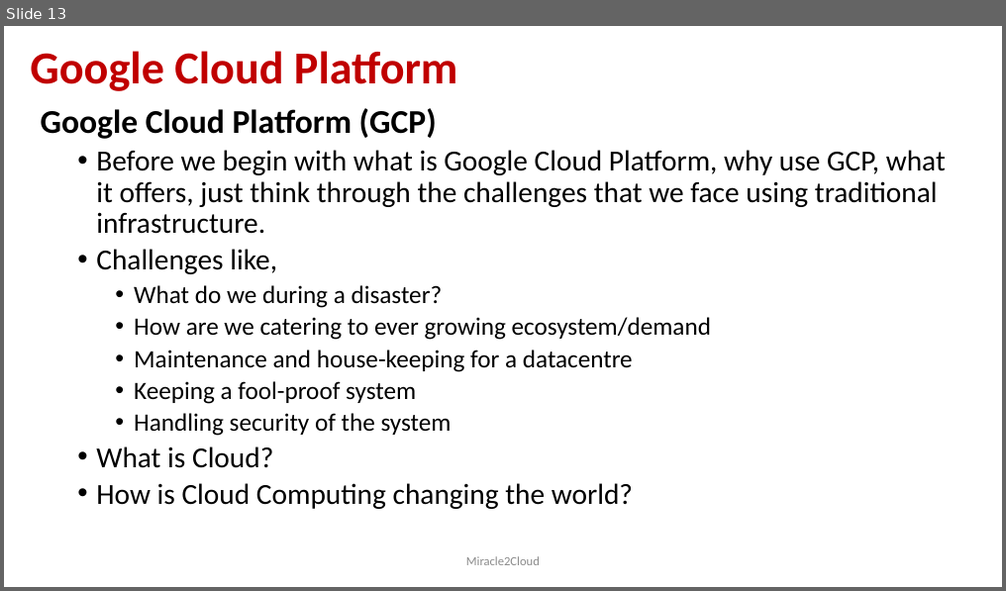
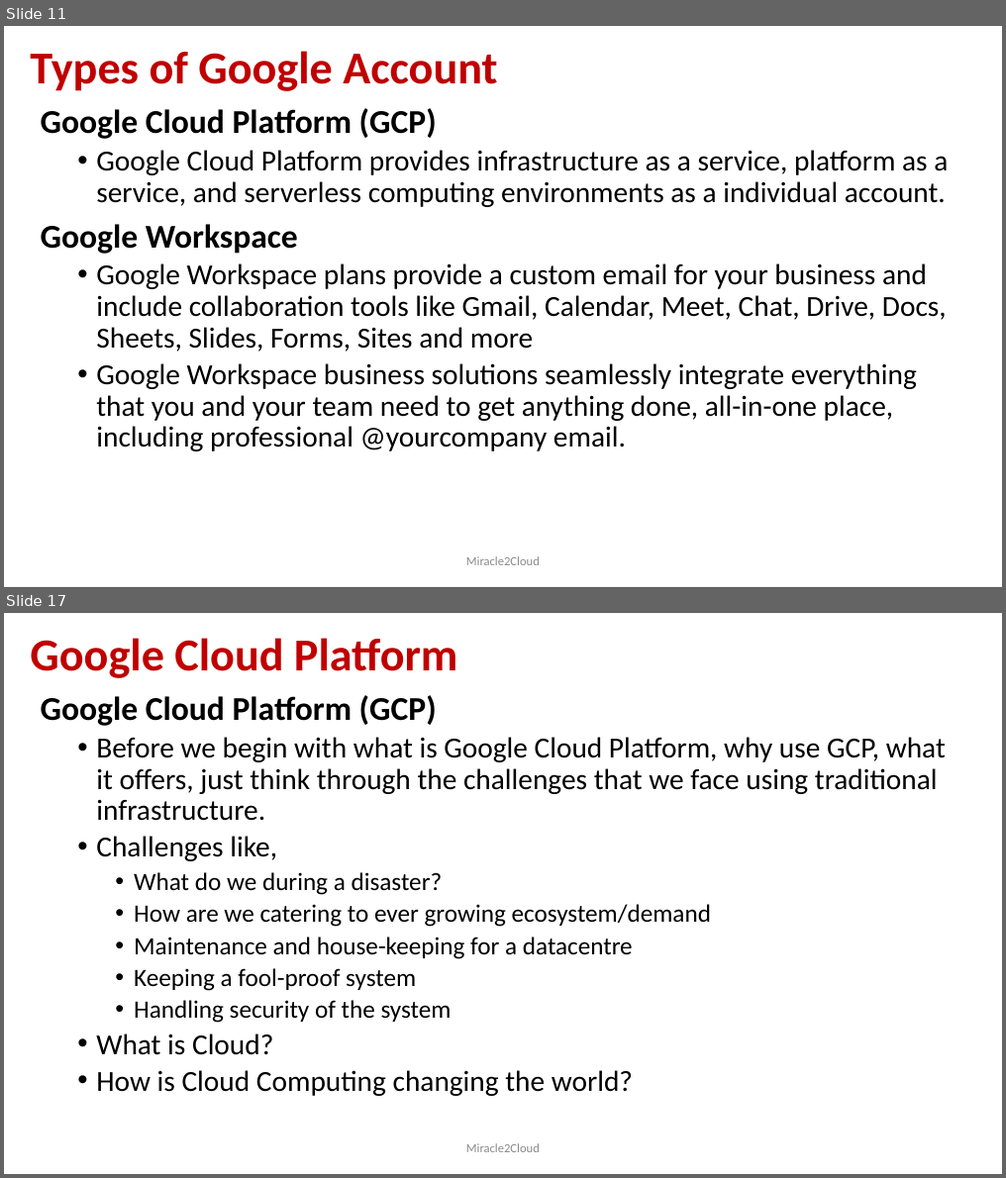
Before and after one commit to miracle2cloud/gcp, a slide deck: Google Cloud Platform.pptx. Shown one above the other, each under a label of ours: slide 13 before the commit, slides 11 and 17 after it; the slides between them are not shown. The pictures are 1006x591 and 1006x1178 pixels, drawn with LibreOffice and Linux fonts; fonts in the diff are those of the drawing. Boxes give left, top, right and bottom in pixels: in the first picture for what was removed or moved away, otherwise in the second. Text is boxed around its words. In the diff, an @@ line names an element or a change of style, - is before the commit and + after.

```diff
--- a/Google Cloud Platform.pptx
+++ b/Google Cloud Platform.pptx
@@ slide 11 added at (x1=4, y1=26, x2=1002, y2=587), background #FFFFFF @@
@@ title added at (x1=30, y1=51, x2=497, y2=91), 44 pt, text #C00000, bold @@
+Types of Google Account
@@ text added at (x1=41, y1=108, x2=947, y2=452), 28 pt, text #000000 @@
+Google Cloud Platform (GCP)
+  • Google Cloud Platform provides infrastructure as a service, platform as a service, and serverless computing environments as a individual account.
+Google Workspace
+  • Google Workspace plans provide a custom email for your business and include collaboration tools like Gmail, Calendar, Meet, Chat, Drive, Docs, Sheets, Slides, Forms, Sites and more
+  • Google Workspace business solutions seamlessly integrate everything that you and your team need to get anything done, all-in-one place, including professional @yourcompany email.
@@ text added at (x1=466, y1=557, x2=540, y2=566), 12 pt, text #8C8C8C @@
+Miracle2Cloud
@@ what was slide 13 is now slide 17 @@
```
Also in this commit, not shown: 3 slides changed, 4 other slides added.
